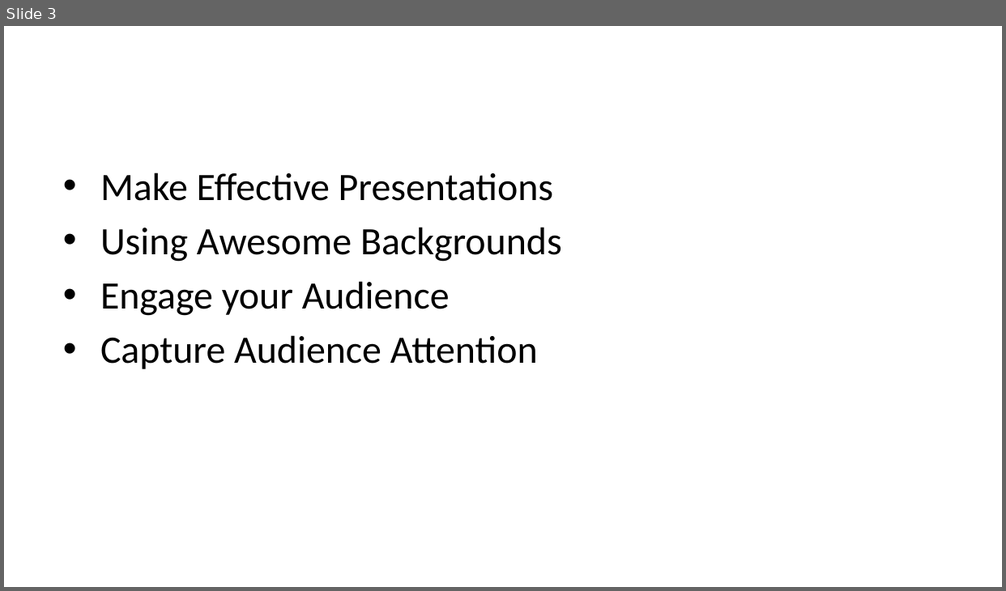
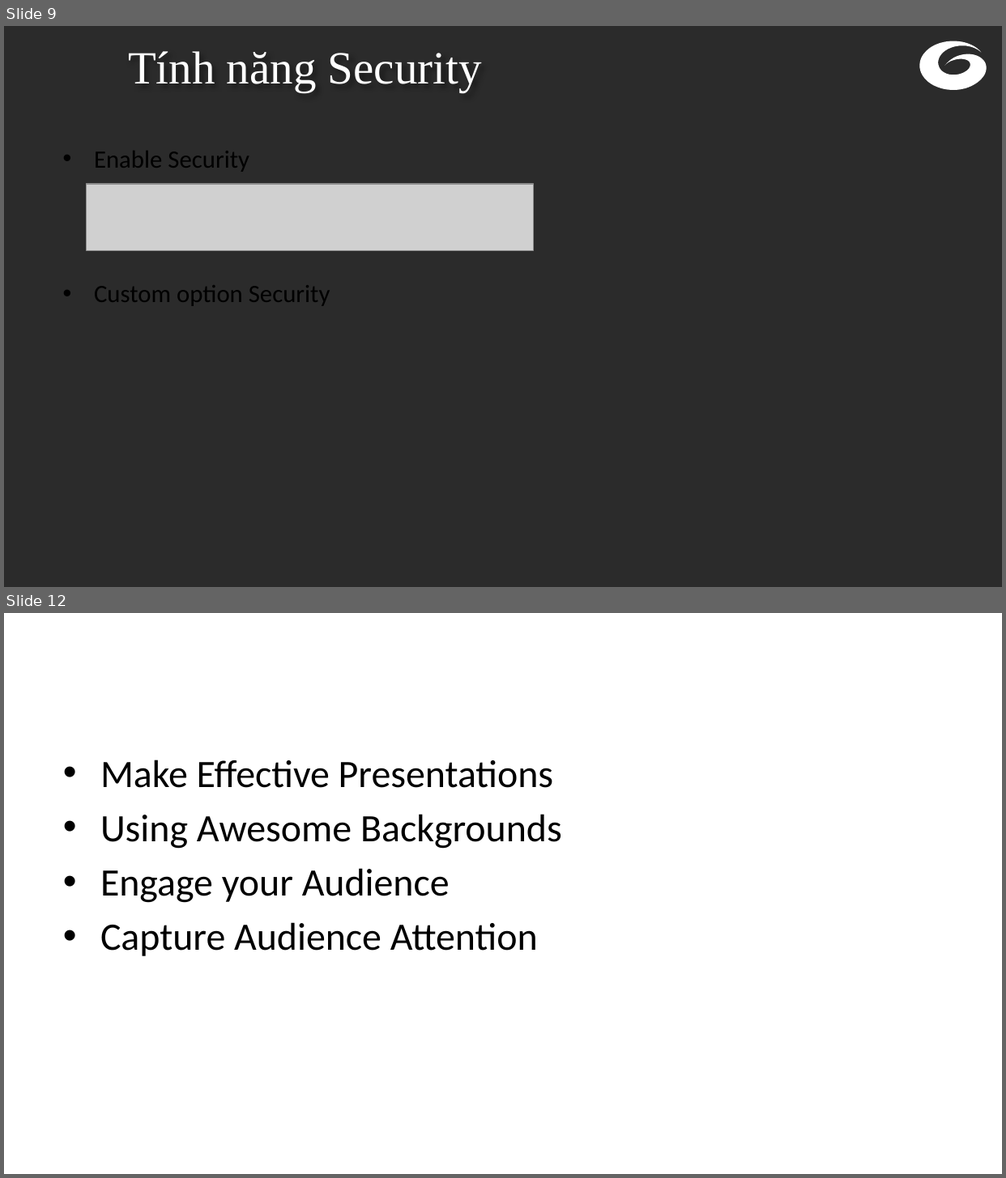
Before and after one commit to norihood/nihongo, a slide deck: PP dep/Mau_PowerPoint_Dep/smarty.pptx. Shown one above the other, each under a label of ours: slide 3 before the commit, slides 9 and 12 after it; the slides between them are not shown. The pictures are 1006x591 and 1006x1178 pixels, drawn with LibreOffice and Linux fonts; fonts in the diff are those of the drawing; grey boxes stand for pictures; background and template pictures are left out; a plain dark background stands for a picture behind light text. Boxes give left, top, right and bottom in pixels: in the first picture for what was removed or moved away, otherwise in the second. Text is boxed around its words. In the diff, an @@ line names an element or a change of style, - is before the commit and + after.

```diff
--- a/PP dep/Mau_PowerPoint_Dep/smarty.pptx
+++ b/PP dep/Mau_PowerPoint_Dep/smarty.pptx
@@ slide 9 added at (4, 26, 1002, 587), background picture (left out) @@
@@ freeform shape added at (920, 41, 987, 90), fill #FFFFFF @@
@@ text added at (128, 51, 482, 92), 33.3 pt, text #FFFFFF @@
+Tính năng Security
@@ text added at (94, 151, 330, 306), 18 pt, text #000000 @@
+• Enable Security
+• Custom option Security
@@ picture added at (86, 184, 533, 250) @@
@@ what was slide 3 is now slide 12 @@
```
Also in this commit, not shown: 1 slide changed, 8 other slides added, 1 other file.
